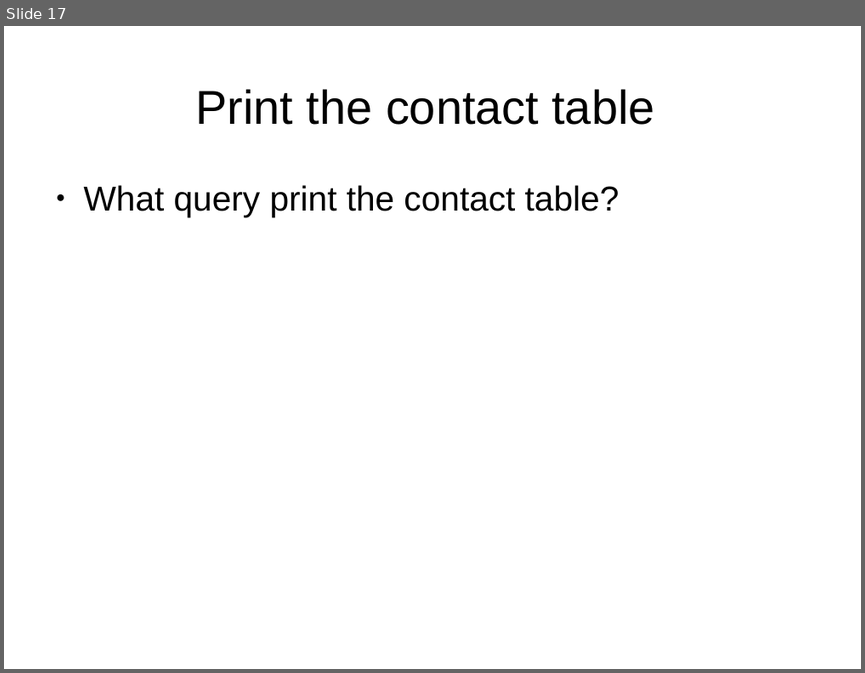
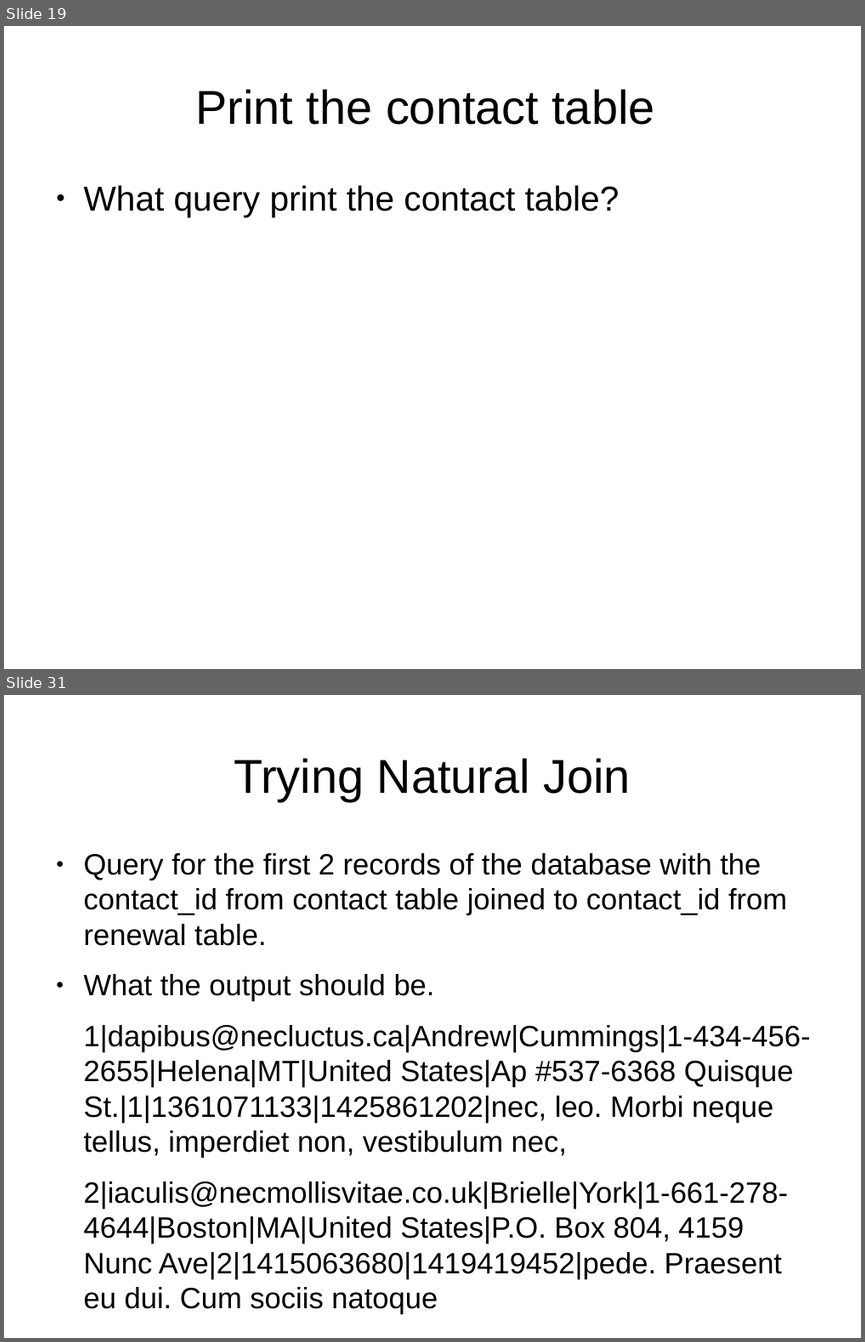
Before and after one commit to Oflameo/intro_to_databases_with_sqlite3, a slide deck: intro_to_databases_with_sqlite3.odp. Shown one above the other, each under a label of ours: slide 17 before the commit, slides 19 and 31 after it; the slides between them are not shown. The pictures are 865x673 and 865x1342 pixels, drawn with LibreOffice and Linux fonts; fonts in the diff are those of the drawing. Boxes give left, top, right and bottom in pixels: in the first picture for what was removed or moved away, otherwise in the second. Text is boxed around its words. In the diff, an @@ line names an element or a change of style, - is before the commit and + after.

```diff
--- a/intro_to_databases_with_sqlite3.odp
+++ b/intro_to_databases_with_sqlite3.odp
@@ slide 31 added at (x1=4, y1=695, x2=861, y2=1338), background #FFFFFF @@
@@ title added at (x1=234, y1=758, x2=630, y2=801), 44 pt, text #000000 @@
+Trying Natural Join
@@ text added at (x1=84, y1=853, x2=811, y2=1314), 27.2 pt, text #000000 @@
+● Query for the first 2 records of the database with the contact_id from contact table joined to contact_id from renewal table.
+● What the output should be.
+1|dapibus@necluctus.ca|Andrew|Cummings|1-434-456-2655|Helena|MT|United States|Ap #537-6368 Quisque St.|1|1361071133|1425861202|nec, leo. Morbi neque tellus, imperdiet non, vestibulum nec,
+2|iaculis@necmollisvitae.co.uk|Brielle|York|1-661-278-4644|Boston|MA|United States|P.O. Box 804, 4159 Nunc Ave|2|1415063680|1419419452|pede. Praesent eu dui. Cum sociis natoque
@@ what was slide 17 is now slide 19 @@
```
Also in this commit, not shown: 2 slides changed, 13 other slides added, 1 slide removed.
